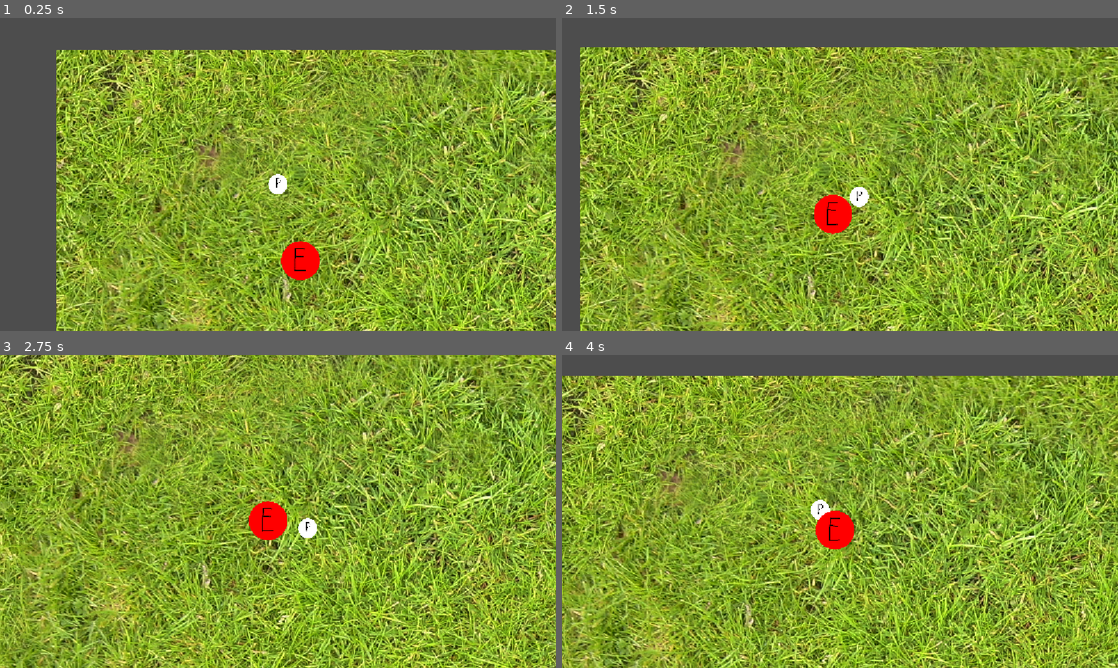
Above: before the commit, frames 1-4 (two rows, left to right).
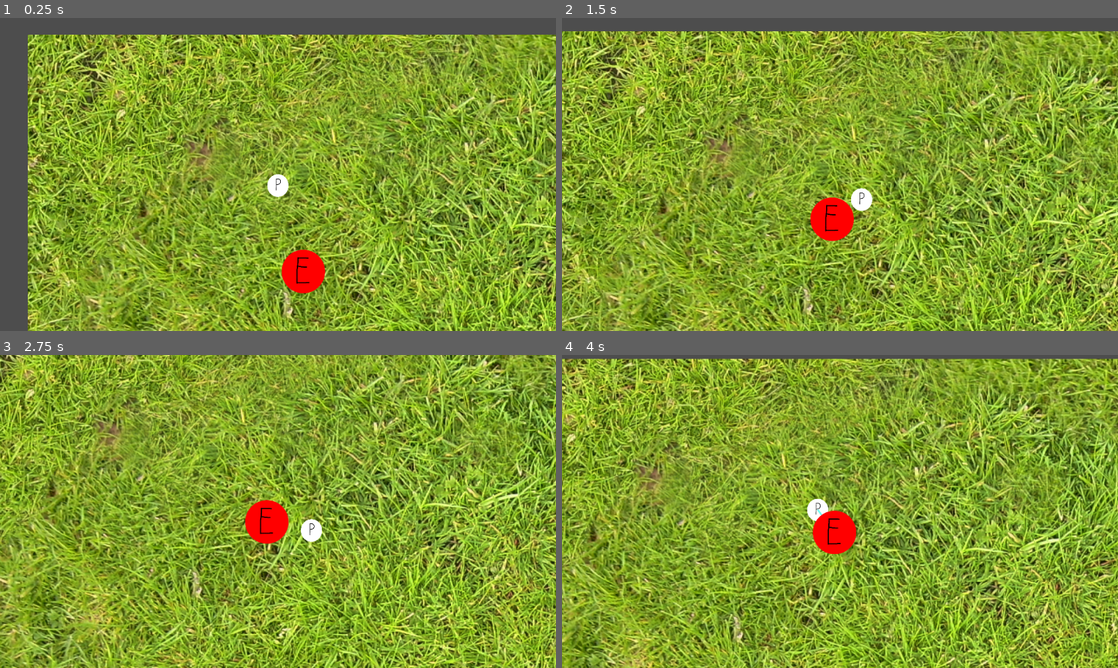
Above: after the commit, the same moments.

Repository: Josephisgr8/simple-survivors
Game: Godot game, scene res://Scenes/game.tscn
Same seed, same stepped clock (60 frames per second), same inputs: the game is played once before the commit and once after it.
Inputs:
- Up to frame 1 (0.25 s): no input
- Up to frame 2 (1.5 s): hold D (Right) 0.53-1.28 s; hold S (Down) from 1.28 s (still down)
- Up to frame 3 (2.75 s): release S (Down) at 2.03 s; hold D (Right) from 2.03 s (still down)
- Up to frame 4 (4 s): release D (Right) at 2.78 s; hold W (Up) 2.78-3.53 s; hold A (Left) from 3.53 s (still down)

The runs differ from the first frame. In frame 1, 68% of the frame differs, in the area x 5-100%, y 5-100%; in frame 2, 72%; in frame 3, 74%; in frame 4, 74%, in the area x 0-100%, y 1-100%.

Commit message:
Static typed many variables.
Changed variables from dynamically typed to static to help performance and as good practice moving forward.

Diff:
--- a/Scenes/game.tscn
+++ b/Scenes/game.tscn
@@ -4123,7 +4123,7 @@
 
 [node name="Camera2D" type="Camera2D" parent="Player" unique_id=1588687579]
 position = Vector2(0, -49.999878)
-zoom = Vector2(0.8, 0.8)
+zoom = Vector2(0.5, 0.5)
 position_smoothing_enabled = true
 position_smoothing_speed = 2.0
 
--- a/Scripts/StateBaseScripts/PlayerState.gd
+++ b/Scripts/StateBaseScripts/PlayerState.gd
@@ -4,8 +4,8 @@
 #signals
 signal changePlayerState(state: PlayerState)
 
-var player #This is ok for the same reason as in the PlayerStateManager
-var direction = Vector2(0,0)
+var player: CharacterBody2D #This is ok for the same reason as in the PlayerStateManager
+var direction := Vector2(0,0)
 
 # Called when the node enters the scene tree for the first time.
 func _ready() -> void:
--- a/Scripts/enemy.gd
+++ b/Scripts/enemy.gd
@@ -5,13 +5,13 @@
 signal EnemyDied()
 
 #stats
-var enemySpeed
-var enemyDamage
-var enemyMaxHealth
-var enemyCurrentHealth
+var enemySpeed: float
+var enemyDamage: int
+var enemyMaxHealth: int
+var enemyCurrentHealth: int
 
 #vars
-var playerPos
+var playerPos: Vector2
 
 #func _init() -> void:
 
--- a/Scripts/enemy_manager.gd
+++ b/Scripts/enemy_manager.gd
@@ -6,20 +6,20 @@
 signal PlayerIsBeingHit()
 
 var enemyList: Array[Area2D]
-var maxEnemies = 5
-var enemyRespawnTimeSecs = 2
-var enemySizeScale = 0.5
-var spawnGroundsX = Vector2i(0, 2016)
-var spawnGroundsY = Vector2i(0, 2016)
+var maxEnemies := 5
+var enemyRespawnTimeSecs := 2.0
+var enemySizeScale := 0.5
+var spawnGroundsX: Vector2i = Vector2i(0, 2016)
+var spawnGroundsY: Vector2i = Vector2i(0, 2016)
 
 
 #enemy stats
-var enemySpeed = 100.0
-var enemySpeedMultiplier = 1
-var enemyDamage = 1
-var enemyDamageMultiplier = 1
-var enemyMaxHealth = 5
-var enemyMaxHealthMult = 1
+var enemySpeed := 100.0
+var enemySpeedMultiplier := 1.0
+var enemyDamage := 1
+var enemyDamageMultiplier := 1.0
+var enemyMaxHealth := 5
+var enemyMaxHealthMult := 1.0
 
 
 @onready var enemySpawnTimer: Timer = $EnemySpawnTimer
--- a/Scripts/missile.gd
+++ b/Scripts/missile.gd
@@ -3,8 +3,8 @@
 #signal
 signal enemyHitWithMissile(target)
 
-var distTraveled
-var penetrationValue
+var distTraveled: float
+var penetrationValue: int
 var flightDirection: Vector2
 var enemiesHitList: Array[Area2D]
 
--- a/Scripts/missile_manager.gd
+++ b/Scripts/missile_manager.gd
@@ -8,19 +8,19 @@
 const MissileBlueprint: PackedScene = preload("res://Scenes/missile.tscn")
 
 #missile base stats
-var projectileSpeed = 350
-var castSpeed = 2
-var projectileDamage = 1
-var castRange = 500
-var penetrationValue = 1
+var projectileSpeed := 350.0
+var castSpeed := 1.5
+var projectileDamage := 1
+var castRange := 500.0
+var penetrationValue := 1
 
 #missile multipliers
-var projectileSpeedMult = 1
-var castSpeedMult = 1
-var projectileDamageMult = 1
-var rangeMult = 1
-var sizeMult = 1
-var penetrationValueMult = 1
+var projectileSpeedMult := 1.0
+var castSpeedMult := 1.0
+var projectileDamageMult := 1.0
+var rangeMult := 1.0
+var sizeMult := 1.0
+var penetrationValueMult := 1.0
 
 
 @onready var attackTimer: Timer = $MissileAttackTimer
--- a/Scripts/player.gd
+++ b/Scripts/player.gd
@@ -5,22 +5,22 @@
 
 
 #character stats
-var speed = 200.0
-var speedMultiplier = 1
-var maxHP = 10
-var currHP = maxHP
-var invincibilityDurationSecs = 1
+var speed := 200.0
+var speedMultiplier := 1.0
+var maxHP := 10
+var currHP := maxHP
+var invincibilityDurationSecs := 1.0
 
 #attack stat multipliers
-var damageMult = 1
-var rangeMult = 1
-var castSpeedMult = 1
-var sizeMult = 1
-var projectileSpeedMult = 1
+var damageMult := 1.0
+var rangeMult := 1.0
+var castSpeedMult := 1.0
+var sizeMult := 1.0
+var projectileSpeedMult := 1.0
 
 
 #player flags
-var isInvincible = false
+var isInvincible := false
 
 
 
--- a/Scripts/player_state_manager.gd
+++ b/Scripts/player_state_manager.gd
@@ -1,7 +1,7 @@
 extends Node
 
 var currentState: PlayerState
-var player #This makes the class tightly coupled, but that is ok since by nature the PLayerState is dependent and revolves around the Player
+var player: CharacterBody2D #This makes the class tightly coupled, but that is ok since by nature the PLayerState is dependent and revolves around the Player
 
 # Called when the node enters the scene tree for the first time.
 func _ready() -> void:
--- a/project.godot
+++ b/project.godot
@@ -17,6 +17,10 @@
 
 [display]
 
+window/size/viewport_width=640
+window/size/viewport_height=360
+window/size/window_width_override=1920
+window/size/window_height_override=1080
 window/stretch/mode="canvas_items"
 window/stretch/aspect="expand"
 
